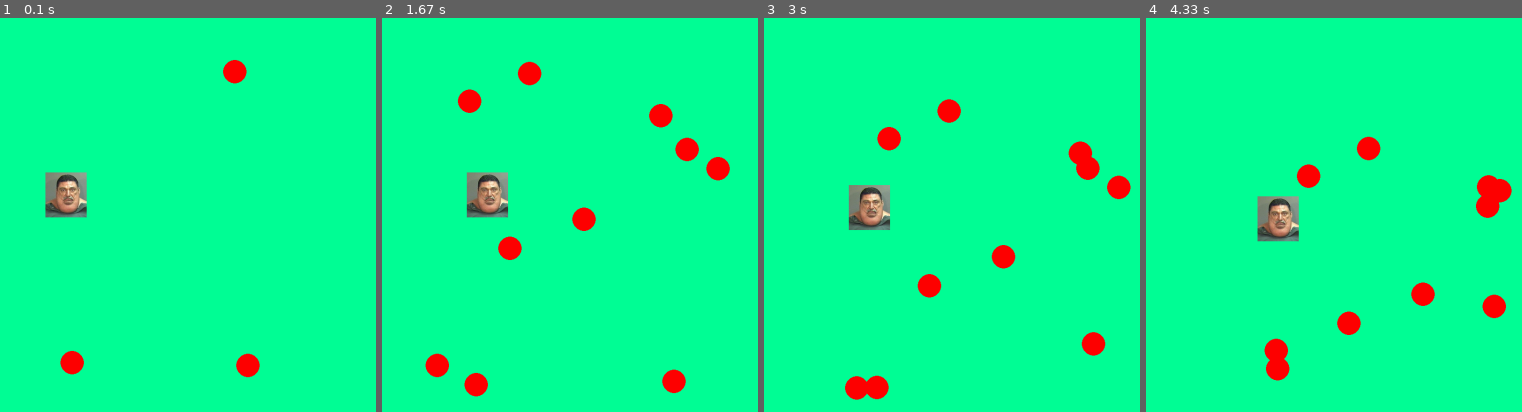
Above: before the commit, frames 1-4 (left to right).
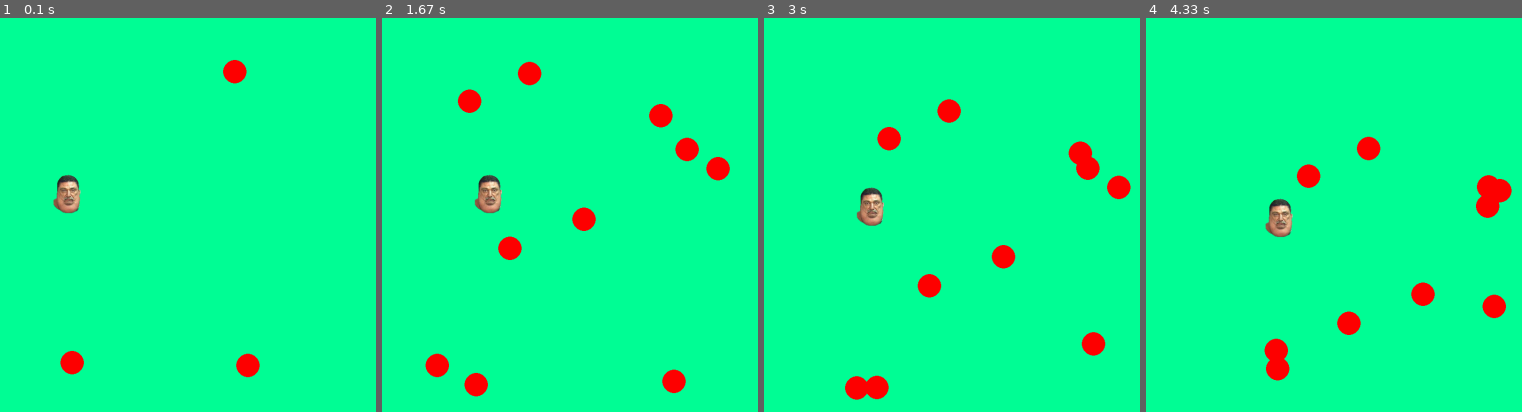
Above: after the commit, the same moments.

Repository: Ajay-Mohanraj/Evader
Game: pygame game, started from testing123.py
The game is run twice, just before and just after one commit, with the same random seed, the same clock (stepped at 60 frames per second) and the same inputs.
Inputs:
- Up to frame 1 (0.1 s): no input
- Up to frame 2 (1.67 s): hold Right 0.33-0.8 s; hold Up 0.83-1.13 s; hold Right 1.17-1.63 s
- Up to frame 3 (3 s): hold Down 2.23-2.53 s; hold Left 2.57-2.97 s
- Up to frame 4 (4.33 s): hold Right 3.4-4.03 s; hold Down from 4.07 s (still down)

The runs differ from the first frame. In frame 1, 0.9% of the frame differs, in the area x 11-24%, y 39-51%; in frame 2, 0.9%; in frame 3, 0.8%; in frame 4, 0.9%.

Commit message:
Merge remote-tracking branch 'origin/master'
# Conflicts:
#	EggRoulette.py

Diff:
--- a/testing123.py
+++ b/testing123.py
@@ -103,7 +103,7 @@
 run = True
 
 timer = Timer(frame_count, frame_rate)
-player1 = Player(x, y, width, height, vel, "ohya.jpg")
+player1 = Player(x, y, width, height, vel, "ohyabest.png")
 
 while run:
     clock.tick(frame_rate)
